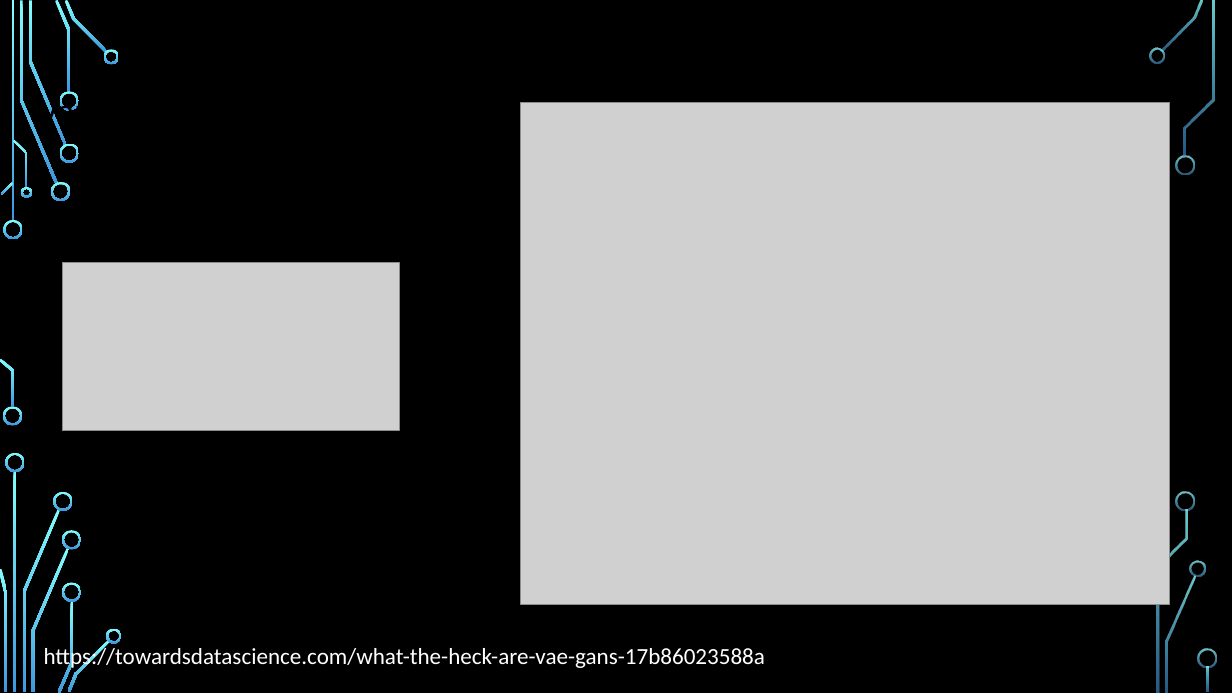
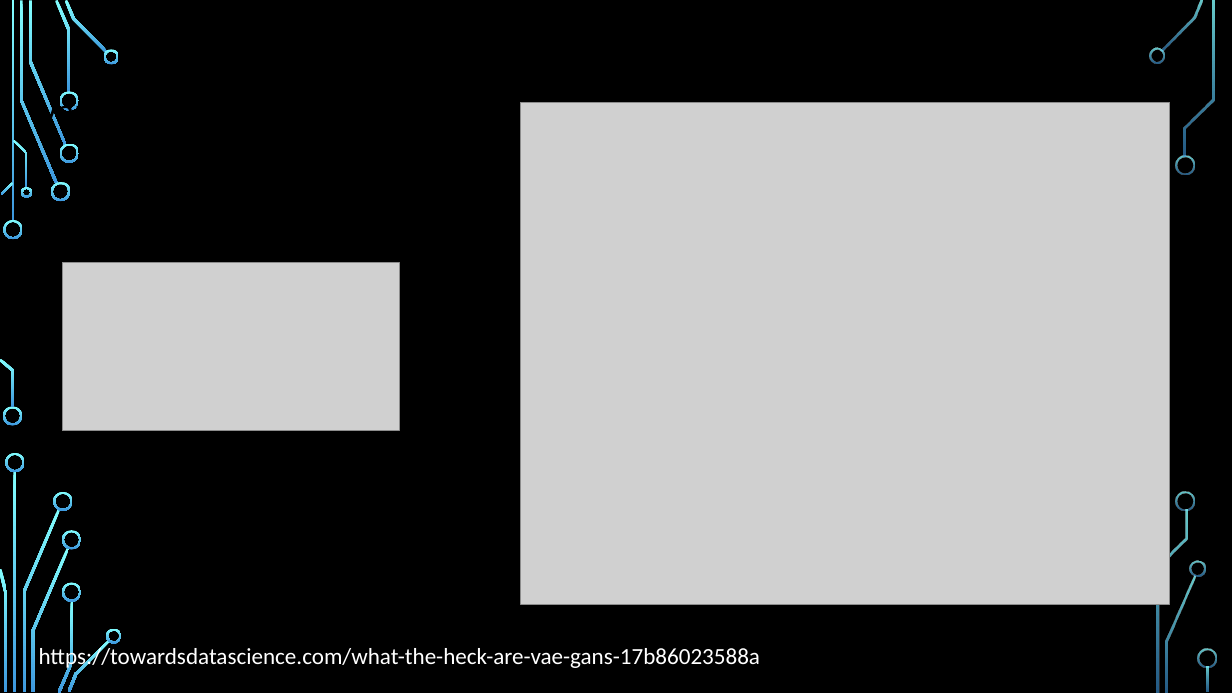
Before and after one commit to FIUBA-Posgrado-Inteligencia-Artificial/aprendizaje_profundo, a slide deck: slide 9 of clase_7/teoria/clase_7.E3.pptx. Drawn at 1232x693 pixels with LibreOffice and Linux fonts; fonts in the diff are those of the drawing; grey boxes stand for pictures; background and template pictures are left out. Boxes give left, top, right and bottom in pixels: in the first picture for what was removed or moved away, otherwise in the second. Text is boxed around its words. In the diff, an @@ line names an element or a change of style, - is before the commit and + after.

```diff
--- a/clase_7/teoria/clase_7.E3.pptx
+++ b/clase_7/teoria/clase_7.E3.pptx
@@ text "https://towardsdatascience.com/what-the-heck-are-vae-gans-17 ...": place and size @@
-text "https://towardsdatascience.com/what-the-heck-are-vae-gans-17 ..." at (44,644,765,670)
+text "https://towardsdatascience.com/what-the-heck-are-vae-gans-17 ..." at (39,644,760,670)
```
Also in this commit, not shown: 1 other slide changed, 6 other files.
